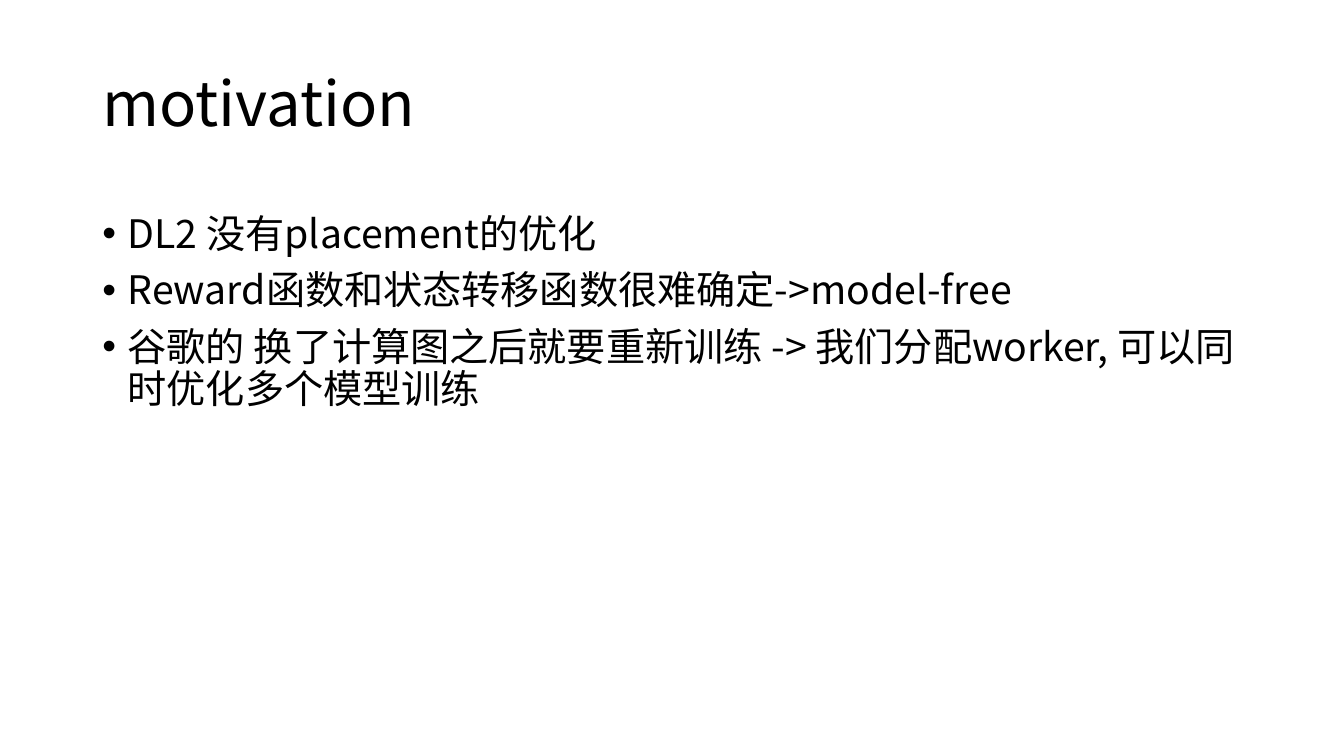
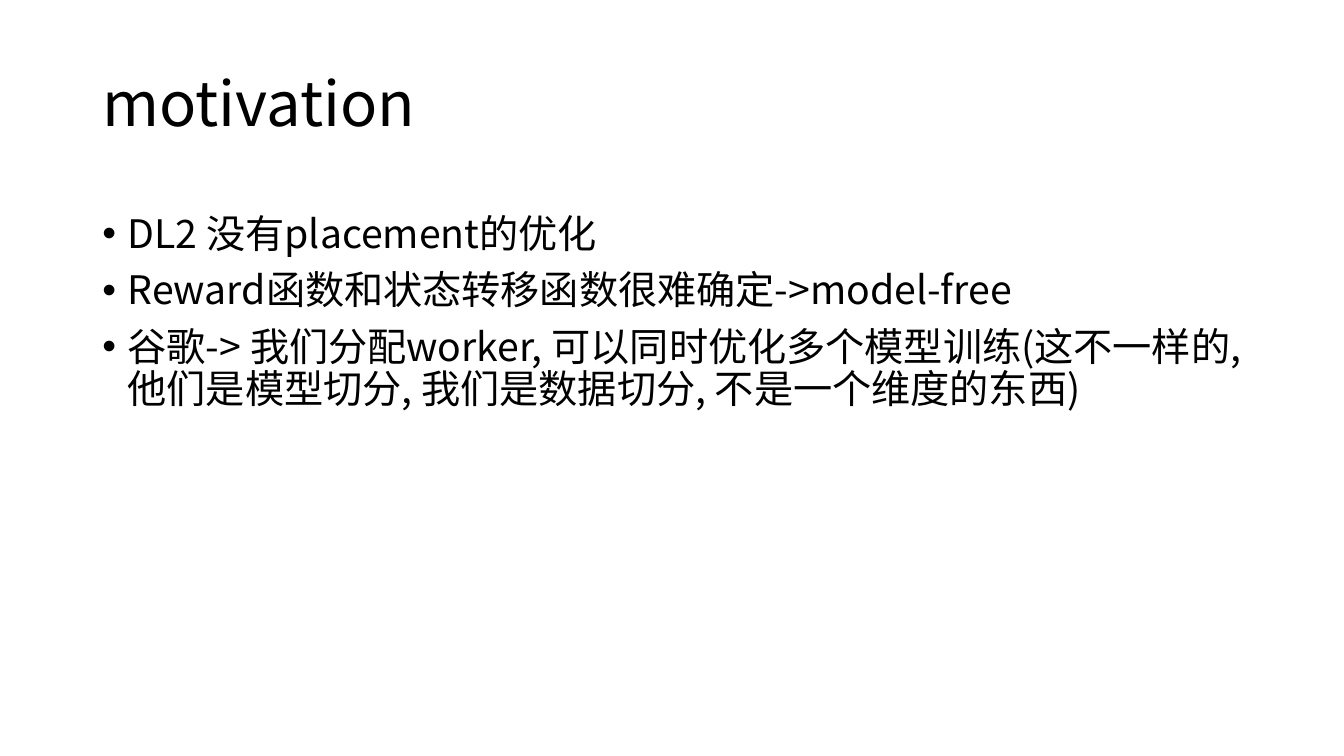
Before and after one commit to LukeLIN-web/distrubuted-ML-system, a slide deck: slide 3 of week report/8.4 report.pptx. Drawn at 1344x756 pixels with LibreOffice and Linux fonts; fonts in the diff are those of the drawing. Boxes give left, top, right and bottom in pixels: in the first picture for what was removed or moved away, otherwise in the second. Text is boxed around its words. In the diff, an @@ line names an element or a change of style, - is before the commit and + after.

```diff
--- a/week report/8.4 report.pptx
+++ b/week report/8.4 report.pptx
@@ text at (x1=128, y1=328, x2=1242, y2=411): text changed @@
-• 谷歌的 换了计算图之后就要重新训练 -> 我们分配worker, 可以同时优化多个模型训练
+• 谷歌-> 我们分配worker, 可以同时优化多个模型训练(这不一样的, 他们是模型切分, 我们是数据切分, 不是一个维度的东西)
```
Also in this commit, not shown: 1 other slide changed, 15 other files.
